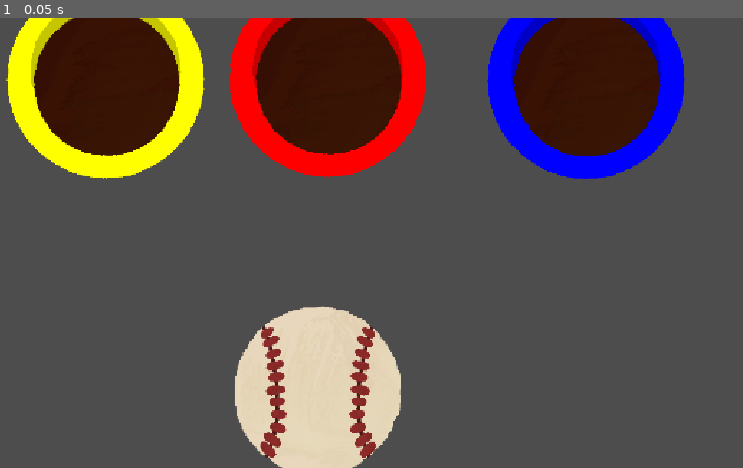
Above: before the commit, frame 1.
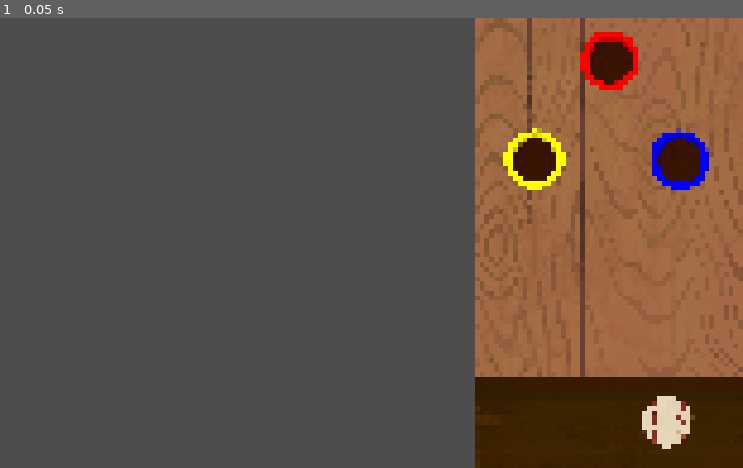
Above: after the commit, the same moment.

Repository: LiviRoseGames/Wholesome-Gamejam-2026
Game: Godot game, scene res://Scenes/main.tscn
Same seed, same stepped clock (60 frames per second), same inputs: the game is played once before the commit and once after it. The project has no main scene, so this scene is started directly.
Inputs:
- Up to frame 1 (0.05 s): no input

The runs differ from the first frame. In frame 1, 58% of the frame differs, in the area x 0-100%, y 0-100%.

Commit message:
feat: set up game viewport and player table layout
- Set 3840x2160 game viewport
- Configure window stretching for different display sizes
- Position player table on the right side of the game area
- Align table to fill the full vertical viewport
- Preserve reusable GameTable scene positioning

Diff:
--- a/Hole/hole.tscn
+++ b/Hole/hole.tscn
@@ -8,6 +8,7 @@
 radius = 109.03669
 
 [node name="Hole" type="Area2D" unique_id=228950574]
+z_index = 2
 collision_layer = 2
 script = ExtResource("1_5chai")
 
--- a/Managers/game_manager.gd
+++ b/Managers/game_manager.gd
@@ -1,8 +1,9 @@
 extends Node
 
-@onready var ball: GameBall = $"../Ball"
-@onready var ball_spawn: Marker2D	 = $"../BallSpawn"
-@onready var holes: Node = $"../Holes"
+@onready var player_table = $"../PlayerTable"
+@onready var ball: GameBall = $"../PlayerTable/Ball"
+@onready var ball_spawn: Marker2D = $"../PlayerTable/BallSpawn"
+@onready var holes: Node2D = $"../PlayerTable/Holes"
 
 var player_score := 0
 
--- /dev/null
+++ b/Scenes/game_table.tscn
@@ -0,0 +1,37 @@
+[gd_scene format=3 uid="uid://dr5fc5hp8u6dt"]
+
+[ext_resource type="Texture2D" uid="uid://ckawdq4shoq8e" path="res://Art/Table_Tray.png" id="1_pfbou"]
+[ext_resource type="Texture2D" uid="uid://d0agxr6xna53h" path="res://Art/Table_Wood.png" id="2_gwftx"]
+[ext_resource type="PackedScene" uid="uid://4hxdppls2u7a" path="res://Ball/ball.tscn" id="3_ipb7x"]
+[ext_resource type="PackedScene" uid="uid://bbayk8d3th0cg" path="res://Hole/hole.tscn" id="5_6ex0o"]
+
+[node name="GameTable" type="Node2D" unique_id=359746636]
+
+[node name="Table" type="Sprite2D" parent="." unique_id=69423381]
+z_index = 1
+position = Vector2(0, -216)
+scale = Vector2(1, 0.8)
+texture = ExtResource("2_gwftx")
+
+[node name="Under" type="Sprite2D" parent="." unique_id=457879713]
+z_index = -1
+texture = ExtResource("1_pfbou")
+
+[node name="Holes" type="Node2D" parent="." unique_id=175197404]
+
+[node name="Hole" parent="Holes" unique_id=228950574 instance=ExtResource("5_6ex0o")]
+position = Vector2(-360, -399)
+
+[node name="Hole2" parent="Holes" unique_id=569882683 instance=ExtResource("5_6ex0o")]
+position = Vector2(335, -398)
+hole_type = 1
+
+[node name="Hole3" parent="Holes" unique_id=1893582721 instance=ExtResource("5_6ex0o")]
+position = Vector2(1, -876)
+hole_type = 2
+
+[node name="Ball" parent="." unique_id=297288324 instance=ExtResource("3_ipb7x")]
+position = Vector2(-1456, 578)
+
+[node name="BallSpawn" type="Marker2D" parent="." unique_id=759912438]
+position = Vector2(280, 861)
--- a/Scenes/main.tscn
+++ b/Scenes/main.tscn
@@ -1,30 +1,12 @@
 [gd_scene format=3 uid="uid://dla3gxas2awug"]
 
 [ext_resource type="Script" uid="uid://cwccxjnrtjw46" path="res://Managers/game_manager.gd" id="1_jjgbg"]
-[ext_resource type="PackedScene" uid="uid://4hxdppls2u7a" path="res://Ball/ball.tscn" id="2_8gbba"]
-[ext_resource type="PackedScene" uid="uid://bbayk8d3th0cg" path="res://Hole/hole.tscn" id="3_jjvhh"]
+[ext_resource type="PackedScene" uid="uid://dr5fc5hp8u6dt" path="res://Scenes/game_table.tscn" id="2_bo1nx"]
 
 [node name="Main" type="Node2D" unique_id=2023708926]
 
 [node name="GameManager" type="Node" parent="." unique_id=1420313222]
 script = ExtResource("1_jjgbg")
 
-[node name="BallSpawn" type="Marker2D" parent="." unique_id=2046646029]
-position = Vector2(540, 540)
-
-[node name="Holes" type="Node" parent="." unique_id=154481972]
-
-[node name="Hole" parent="Holes" unique_id=228950574 instance=ExtResource("3_jjvhh")]
-position = Vector2(234, 89)
-
-[node name="Hole2" parent="Holes" unique_id=1244362075 instance=ExtResource("3_jjvhh")]
-position = Vector2(926, 90)
-hole_type = 1
-
-[node name="Hole3" parent="Holes" unique_id=880997686 instance=ExtResource("3_jjvhh")]
-position = Vector2(554, 87)
-hole_type = 2
-
-[node name="Ball" parent="." unique_id=297288324 instance=ExtResource("2_8gbba")]
-z_index = 1
-position = Vector2(2069, 221)
+[node name="PlayerTable" parent="." unique_id=359746636 instance=ExtResource("2_bo1nx")]
+position = Vector2(3200, 1080)
--- a/project.godot
+++ b/project.godot
@@ -16,8 +16,11 @@
 
 [display]
 
+window/size/viewport_width=3840
+window/size/viewport_height=2160
+window/size/window_width_override=1920
+window/size/window_height_override=1080
 window/stretch/mode="canvas_items"
-window/stretch/aspect="expand"
 
 [physics]
 
Binary file added: Art/Reference.jpg
Not shown, added: Art/Reference.jpg.import
